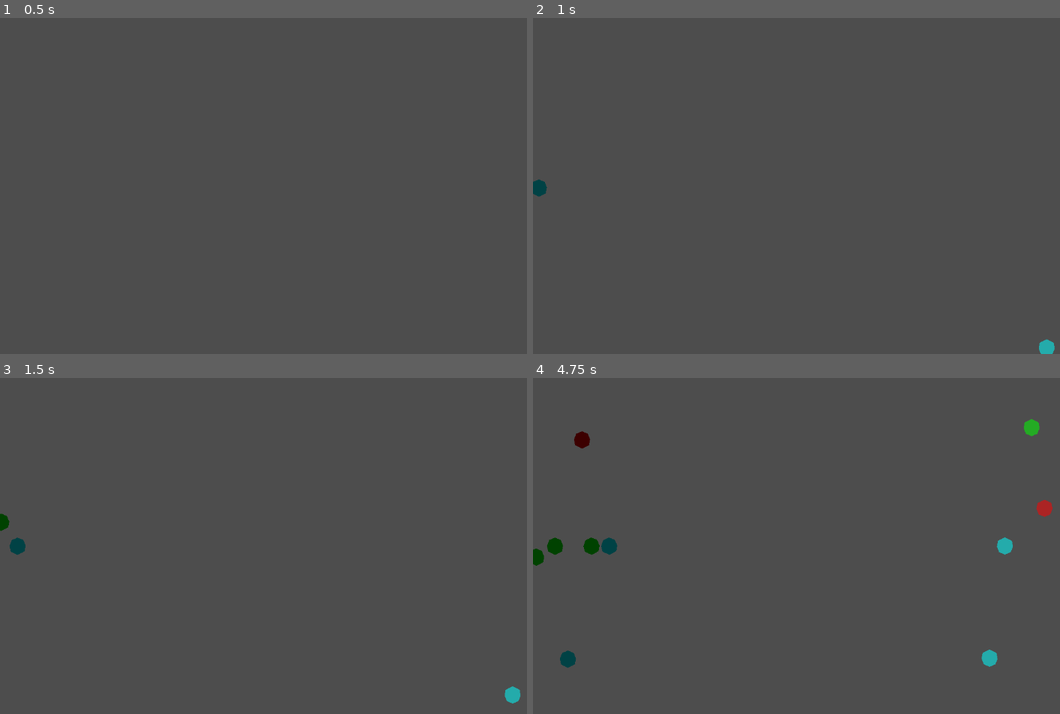
Above: before the commit, frames 1-4 (two rows, left to right).
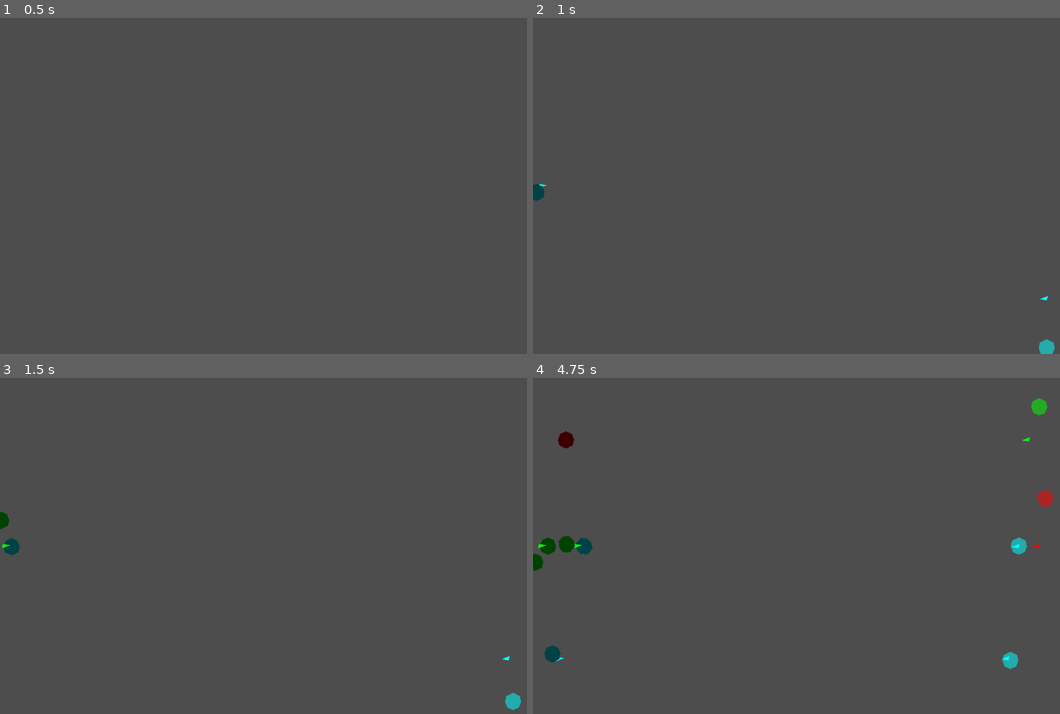
Above: after the commit, the same moments.

Repository: MaezkHeart/Serious-Game-Jam
Game: Godot game, scene res://Scenes/Lanes Prototype/lanes_proto_main.tscn
The game is run twice, just before and just after one commit, with the same random seed, the same clock (stepped at 60 frames per second) and the same inputs.
Inputs (mouse positions are in pixels of both pictures, inside the frame that each line leads up to):
- Up to frame 1 (0.5 s): no input
- Up to frame 2 (1 s): tap Enter at 0.5 s; move the mouse to (965, 169) at 0.52 s; press the mouse at (965, 169) at 0.53 s
- Up to frame 3 (1.5 s): release the mouse at (432, 529) at 1.25 s; drag from (179, 562) to (300, 435) at 1.27 s
- Up to frame 4 (4.75 s): move the mouse to (891, 472) at 2.02 s; press the mouse at (891, 472) at 2.03 s; tap Mouse wheel down (scroll_wheel_down) at 2.1 s; release the mouse at (891, 472) at 2.75 s; drag from (801, 613) to (654, 495) at 2.77 s; move the mouse to (1012, 596) at 3.52 s; press the mouse at (1012, 596) at 3.53 s; release the mouse at (1012, 596) at 4.25 s; drag from (654, 495) to (833, 656) at 4.27 s

Frame 1 is identical in both runs. In frame 2, less than 0.1% of the frame differs, in the area x 0-98%, y 48-85%; in frame 3, 0.3%; in frame 4, 2.0%, in the area x 0-99%, y 6-87%.

Commit message:
Added unit encounters WIP, cleaned up code and added inheritance for units

Diff:
--- a/Scenes/Lanes Prototype/basic_enemy.tscn
+++ b/Scenes/Lanes Prototype/basic_enemy.tscn
@@ -1,14 +1,17 @@
 [gd_scene format=3 uid="uid://daib08ro8i7su"]
 
-[ext_resource type="Script" uid="uid://dpjn1n1uqecbn" path="res://Scripts/LaneFightingPrototype/basic_enemy.gd" id="1_lnkmd"]
+[ext_resource type="Script" uid="uid://bbbwdm5ig2tq3" path="res://Scripts/LaneFightingPrototype/basic_enemy.gd" id="1_lnkmd"]
 
 [sub_resource type="CircleShape2D" id="CircleShape2D_my7ai"]
 radius = 17.117243
 
 [node name="BasicEnemy" type="RigidBody2D" unique_id=1349566713]
+collision_layer = 2
 collision_mask = 3
 mass = 0.1
 gravity_scale = 0.0
+contact_monitor = true
+max_contacts_reported = 4
 script = ExtResource("1_lnkmd")
 
 [node name="CollisionShape2D" type="CollisionShape2D" parent="." unique_id=489891610]
--- a/Scenes/Lanes Prototype/basic_player_unit.tscn
+++ b/Scenes/Lanes Prototype/basic_player_unit.tscn
@@ -6,10 +6,11 @@
 radius = 17.117243
 
 [node name="BasicPlayerUnit" type="RigidBody2D" unique_id=1349566713]
-collision_layer = 2
 collision_mask = 3
 mass = 0.1
 gravity_scale = 0.0
+contact_monitor = true
+max_contacts_reported = 4
 script = ExtResource("1_oovt2")
 
 [node name="CollisionShape2D" type="CollisionShape2D" parent="." unique_id=489891610]
@@ -19,4 +20,4 @@
 color = Color(0.23810166, 0.26133683, 0.27383968, 1)
 polygon = PackedVector2Array(-13.262101, -9.818968, 9.536743e-07, -16.45002, 13.262109, -9.818968, 15.472455, 1.2327856, 11.051755, 12.284538, 9.536743e-07, 16.981533, -11.051751, 12.284538, -15.472451, 1.2327856)
 
-[connection signal="body_shape_entered" from="." to="." method="_on_body_shape_entered"]
+[connection signal="body_entered" from="." to="." method="_on_body_entered"]
--- a/Scenes/Lanes Prototype/unit_path_follow.tscn
+++ b/Scenes/Lanes Prototype/unit_path_follow.tscn
@@ -1,6 +1,8 @@
 [gd_scene format=3 uid="uid://dtulup478vp38"]
 
-[ext_resource type="Script" uid="uid://ct0ieme7ybwxk" path="res://Scripts/LaneFightingPrototype/enemy_path_follow.gd" id="1_ox7ku"]
+[ext_resource type="Script" uid="uid://ct0ieme7ybwxk" path="res://Scripts/LaneFightingPrototype/unit_path_follow.gd" id="1_ox7ku"]
+
+[sub_resource type="CircleShape2D" id="CircleShape2D_ln6rh"]
 
 [node name="UnitPathFollow" type="PathFollow2D" unique_id=922385664]
 loop = false
@@ -9,5 +11,13 @@
 [node name="Guide" type="Node2D" parent="." unique_id=778142092]
 
 [node name="Polygon2D" type="Polygon2D" parent="Guide" unique_id=633285047]
-visible = false
 polygon = PackedVector2Array(-0.14303374, -4.67364, -2.388036, 3.8981867, 13.53107, -2.2245467)
+
+[node name="EncounterArea" type="Area2D" parent="." unique_id=588013218]
+collision_layer = 0
+collision_mask = 0
+
+[node name="CollisionShape2D" type="CollisionShape2D" parent="EncounterArea" unique_id=911829864]
+shape = SubResource("CircleShape2D_ln6rh")
+
+[connection signal="body_entered" from="EncounterArea" to="." method="_on_encounter_area_body_entered"]
--- a/Scripts/LaneFightingPrototype/basic_enemy.gd
+++ b/Scripts/LaneFightingPrototype/basic_enemy.gd
@@ -1,31 +1,4 @@
-extends RigidBody2D
+extends UnitMovement
 
-@export var follow_strength := 10
-
-var path_follow : Node2D
-var path_guide : Node2D
-var target_pos : Vector2
-var speed = 0.9
-
-func _ready() -> void:
-	path_guide = path_follow.find_child("Guide")
-	target_pos = path_guide.global_position
-
-
-func _process(_delta: float) -> void:
-	target_pos = path_guide.global_position
-
-
-func get_target_force(state :PhysicsDirectBodyState2D, origin, target):
-	var norm_direction = origin.direction_to(target)
-	var local_speed = clampf(speed, 0.0, origin.distance_to(target))
-	state.linear_velocity = local_speed * norm_direction / state.step
-
-
-func _integrate_forces(state: PhysicsDirectBodyState2D) -> void:
-	get_target_force(state, global_position, target_pos)
-
-
-func _on_body_entered(body: Node) -> void:
-	#if body.collision_layer == 2:
-		print("Collision with playerUnit")
+func set_up_encounter_mask():
+	encounter_collision_mask = 1
--- a/Scripts/LaneFightingPrototype/basic_player_unit.gd
+++ b/Scripts/LaneFightingPrototype/basic_player_unit.gd
@@ -1,30 +1,4 @@
-extends RigidBody2D
+extends UnitMovement
 
-@export var follow_strength := 10
-
-var path_follow : Node2D
-var path_guide : Node2D
-var target_pos : Vector2
-var speed = 0.9
-
-func _ready() -> void:
-	path_guide = path_follow.find_child("Guide")
-	target_pos = path_guide.global_position
-
-
-func _process(_delta: float) -> void:
-	target_pos = path_guide.global_position
-
-
-func get_target_force(state :PhysicsDirectBodyState2D, origin, target):
-	var norm_direction = origin.direction_to(target)
-	var local_speed = clampf(speed, 0.0, origin.distance_to(target))
-	state.linear_velocity = local_speed * norm_direction / state.step
-
-
-func _integrate_forces(state: PhysicsDirectBodyState2D) -> void:
-	get_target_force(state, global_position, target_pos)
-
-func _on_body_shape_entered(body_rid: RID, body: Node, body_shape_index: int, local_shape_index: int) -> void:
-	if body.collision_layer == 1:
-		print("Collision with enemy")
+func set_up_encounter_mask():
+	encounter_collision_mask = 2
--- a/Scripts/LaneFightingPrototype/enemy_path_follow.gd
+++ /dev/null
@@ -1,6 +0,0 @@
-extends PathFollow2D
-
-@export var speed = 0.0005
-
-func _process(_delta: float) -> void:
-	self.progress_ratio += speed
--- a/Scripts/LaneFightingPrototype/lane.gd
+++ b/Scripts/LaneFightingPrototype/lane.gd
@@ -1,16 +1,28 @@
+
+## Handles the spawning and setting up of all units (enemy or allied depending
+## on parameters passed)
+
 extends Area2D
 
 const UNIT_PATH_FOLLOW = preload("uid://dtulup478vp38")
 const SPAWN_RANGE = 120.0
+
 var colors = [Color(1.0, 0.0, 0.0, 1.0),
 		  Color(0.0, 1.0, 0.0, 1.0),
 		Color(0.0, 1.0, 1.0, 1.0)
 		]
 
-func spawn_unit(unit_type : PackedScene, path):
+
+func spawn_unit(unit_type: PackedScene, path: String, new_mask: int):
 	var new_path_follow = UNIT_PATH_FOLLOW.instantiate()
 	var new_unit = unit_type.instantiate()
+
+	# Setting up path_follow/unit pair
+	#print(new_unit)
+	#print(new_path_follow)
 	new_unit.path_follow = new_path_follow
+	new_path_follow.unit = new_unit
+	new_path_follow.find_child("EncounterArea").collision_mask = new_mask
 
 	find_child(path).add_child(new_path_follow)
 	find_child(path).add_child(new_unit)
--- a/Scripts/LaneFightingPrototype/main.gd
+++ b/Scripts/LaneFightingPrototype/main.gd
@@ -1,4 +1,7 @@
 extends Node2D
+
+## Handles inputs and enemy spawn cooldown
+## Should probably be divided between level/unit_manager script and main script later
 
 const BASIC_PLAYER_UNIT = preload("uid://dt3wdlwjtddbi")
 const BASIC_ENEMY = preload("uid://daib08ro8i7su")
@@ -10,6 +13,7 @@
 
 var lane_dict := {}
 
+
 func _ready() -> void:
 	lane_dict = {
 		1 : lane_1,
@@ -17,15 +21,24 @@
 		3 : lane_3,
 	}
 
+
 func _input(event: InputEvent) -> void:
 	if event.is_action_pressed("left_click"):
 		var interactible_element = raycast_check_for_interractibles()
+
 		if not interactible_element == null:
-			interactible_element.spawn_unit(BASIC_PLAYER_UNIT, "PlayerUnitPath")
+			var ally_collision_mask = 2
+			interactible_element.spawn_unit(
+					BASIC_PLAYER_UNIT,
+					"PlayerUnitPath",
+					ally_collision_mask
+				)
+
 
 func raycast_check_for_interractibles():
 	## This function returns the node that mouse hovers over and its
 	## collision layer in an array
+
 	var space_state = get_world_2d().direct_space_state
 	var parameters  = PhysicsPointQueryParameters2D.new()
 	parameters.position = get_global_mouse_position()
@@ -40,4 +53,9 @@
 
 func _on_spawn_timer_timeout() -> void:
 	var rand_lane = randi_range(1, 3) # temporary
-	lane_dict[rand_lane].spawn_unit(BASIC_ENEMY, "EnemyPath")
+	var enemy_collision_mask = 1
+	lane_dict[rand_lane].spawn_unit(
+			BASIC_ENEMY,
+			"EnemyPath",
+			enemy_collision_mask
+		)
--- /dev/null
+++ b/Scripts/LaneFightingPrototype/unit_movement.gd
@@ -0,0 +1,65 @@
+extends RigidBody2D
+class_name UnitMovement
+
+## /!\ The unit movement is divided between this script and unit_path_follow.gd
+## Handles the physics part of all unit movement : The rigidbody tries it's
+## best to follow it path "guide" and stops when either itself or the "guide"
+## has collided with adversary unit
+
+@export var follow_strength := 10
+@export var mov_speed = 0.9
+var path_follow : Node2D
+var path_guide : Node2D
+var target_pos : Vector2
+
+var encounter_collision_mask
+
+
+func _ready() -> void:
+	path_guide = path_follow.find_child("Guide")
+	target_pos = path_guide.global_position
+	set_up_encounter_mask()
+
+
+func _process(_delta: float) -> void:
+	target_pos = path_guide.global_position
+
+
+func _physics_process(_delta: float) -> void:
+	var bodies_intersecting = get_colliding_bodies()
+
+	for i in bodies_intersecting.size():
+		if bodies_intersecting[i].collision_layer == encounter_collision_mask:
+			print("test")
+			unit_encounter()
+			break
+
+
+
+func get_target_force(state :PhysicsDirectBodyState2D, origin, target):
+	var norm_direction = origin.direction_to(target)
+	var local_mov_speed = clampf(mov_speed, 0.0, origin.distance_to(target))
+	var velocity = local_mov_speed * norm_direction / state.step
+	velocity.y = velocity.y / 2
+	state.linear_velocity = velocity
+
+
+
+func _integrate_forces(state: PhysicsDirectBodyState2D) -> void:
+	get_target_force(state, global_position, target_pos)
+
+
+#func _on_body_entered(body: Node2D) -> void:
+	#if body.collision_layer == encounter_collision_mask:
+		#unit_encounter()
+
+
+func unit_encounter():
+	print("test")
+	path_follow.is_stopped = true
+	self.modulate = Color(0.242, 0.242, 0.242, 1.0)
+
+
+# This function is made to be replaced by child of inheritance
+func set_up_encounter_mask():
+	pass
--- /dev/null
+++ b/Scripts/LaneFightingPrototype/unit_path_follow.gd
@@ -0,0 +1,18 @@
+extends PathFollow2D
+
+## Handles the movement of the unit "Guide"
+
+@export var speed = 0.02
+
+@onready var encounter_area: Area2D = $EncounterArea
+
+var is_stopped := false
+var unit : RigidBody2D
+
+
+func _process(delta: float) -> void:
+	#if encounter_area.has_overlapping_bodies() or is_stopped == true:
+	if global_position.distance_to(unit.global_position) > 150.0 or is_stopped == true:
+		self.modulate = Color(0.242, 0.242, 0.242, 1.0)
+	else:
+		self.progress_ratio += speed * delta
--- a/project.godot
+++ b/project.godot
@@ -12,7 +12,7 @@
 
 config/name="Serious Game Jam"
 run/main_scene="uid://c7monp53ajy5i"
-config/features=PackedStringArray("4.6", "Forward Plus")
+config/features=PackedStringArray("4.7", "Forward Plus")
 config/icon="res://icon.svg"
 
 [input]
@@ -35,8 +35,8 @@
 
 [layer_names]
 
-2d_physics/layer_1="Enemies"
-2d_physics/layer_2="PlayerUnits"
+2d_physics/layer_1="PlayerUnit"
+2d_physics/layer_2="Enemies"
 2d_physics/layer_3="Lanes"
 
 [physics]
Not shown, changed: Scripts/LaneFightingPrototype/basic_enemy.gd.uid
Not shown, added: Scripts/LaneFightingPrototype/unit_movement.gd.uid
Renamed: Scripts/LaneFightingPrototype/enemy_path_follow.gd.uid -> Scripts/LaneFightingPrototype/unit_path_follow.gd.uid
